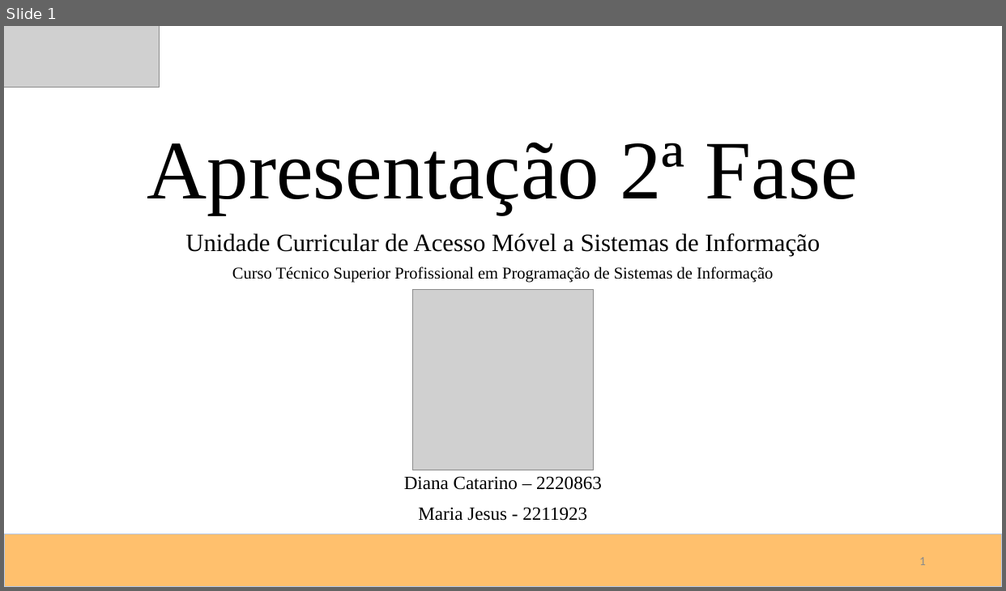
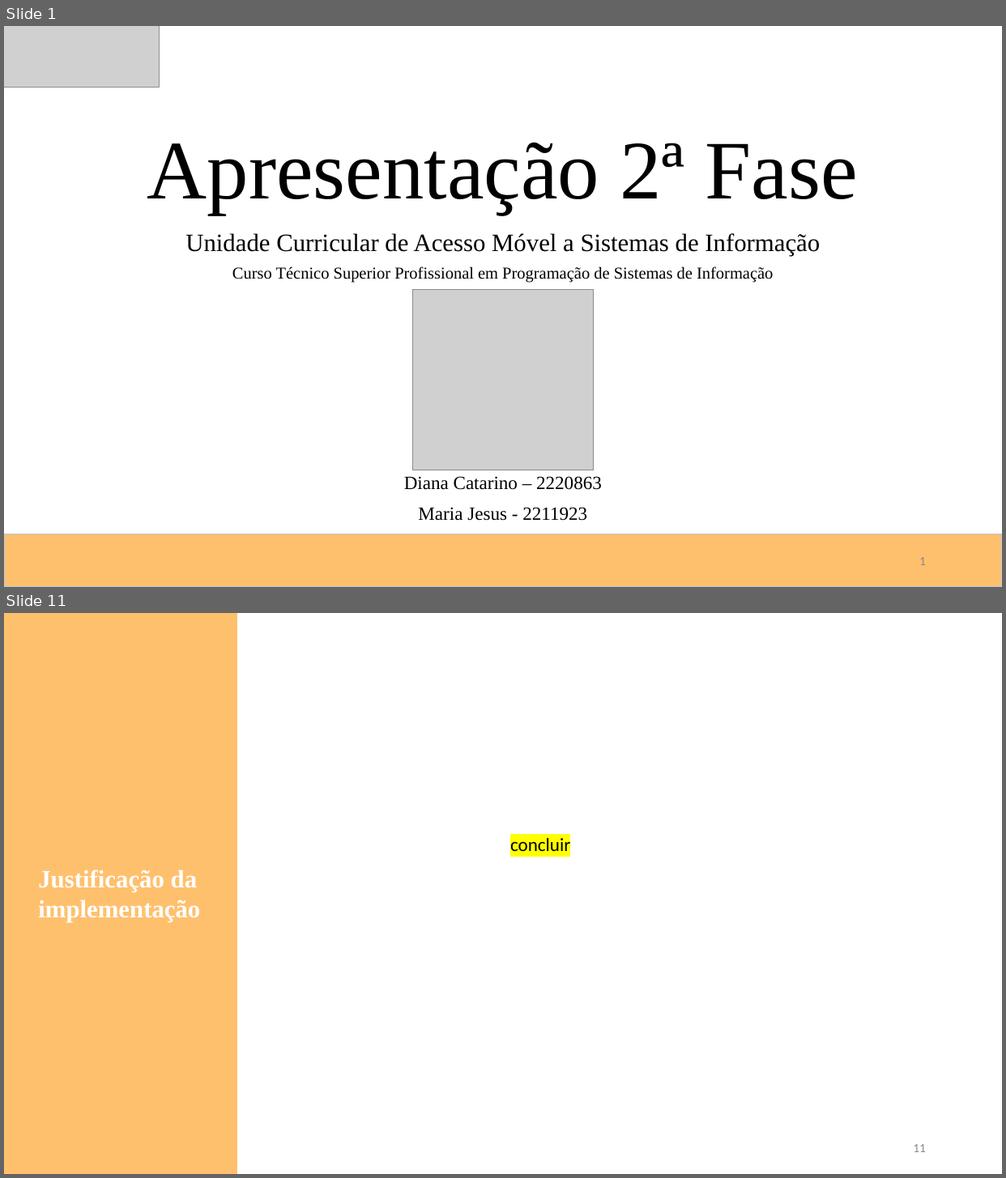
Before and after one commit to dianacatarino/PSI_AMSI_202324, a slide deck: doc/Apresentação 2ª Fase.pptx. Shown one above the other, each under a label of ours: slide 1 before the commit, slides 1 and 11 after it; the slides between them are not shown. The pictures are 1006x591 and 1006x1178 pixels, drawn with LibreOffice and Linux fonts; fonts in the diff are those of the drawing; grey boxes stand for pictures. Boxes give left, top, right and bottom in pixels: in the first picture for what was removed or moved away, otherwise in the second. Text is boxed around its words. In the diff, an @@ line names an element or a change of style, - is before the commit and + after.

```diff
--- a/doc/Apresentação 2ª Fase.pptx
+++ b/doc/Apresentação 2ª Fase.pptx
@@ slide 11 added at (x1=4, y1=613, x2=1002, y2=1174), background #FFFFFF @@
@@ rectangle added at (x1=4, y1=613, x2=236, y2=1174), fill #FFC06D, outline #FFC06D 1 pt @@
@@ text added at (x1=510, y1=838, x2=570, y2=851), 18 pt, text #000000 @@
+concluir
@@ text added at (x1=38, y1=870, x2=200, y2=922), 24 pt, text #FFFFFF, bold @@
+Justificação da
+implementação
@@ page number added at (x1=913, y1=1144, x2=926, y2=1152), 12 pt, text #8C8C8C @@
+11
```
Also in this commit, not shown: 1 slide changed, 9 other slides added.
